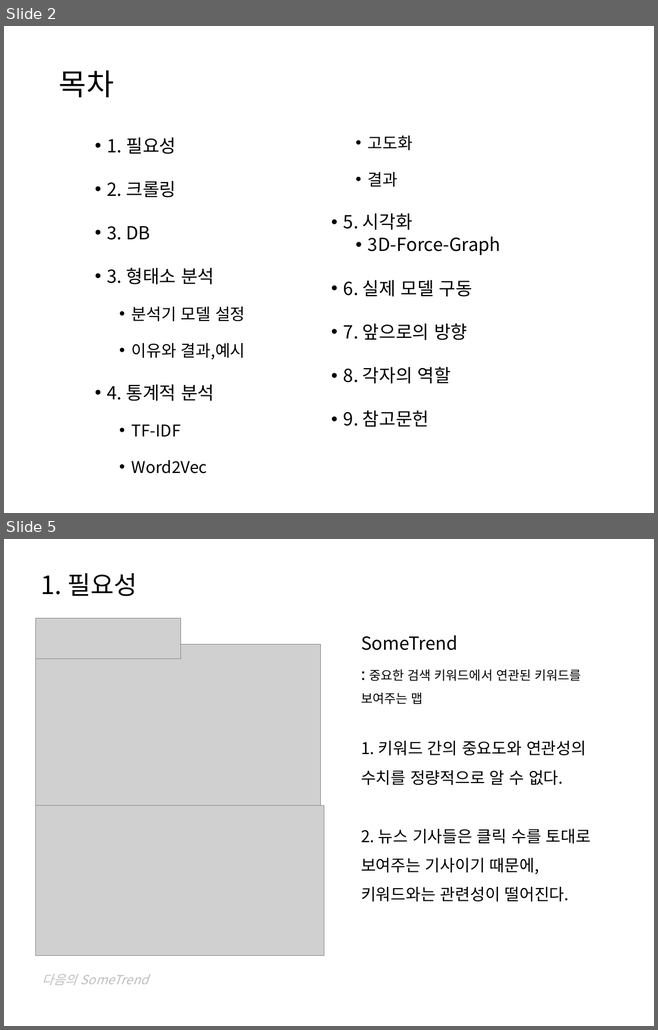
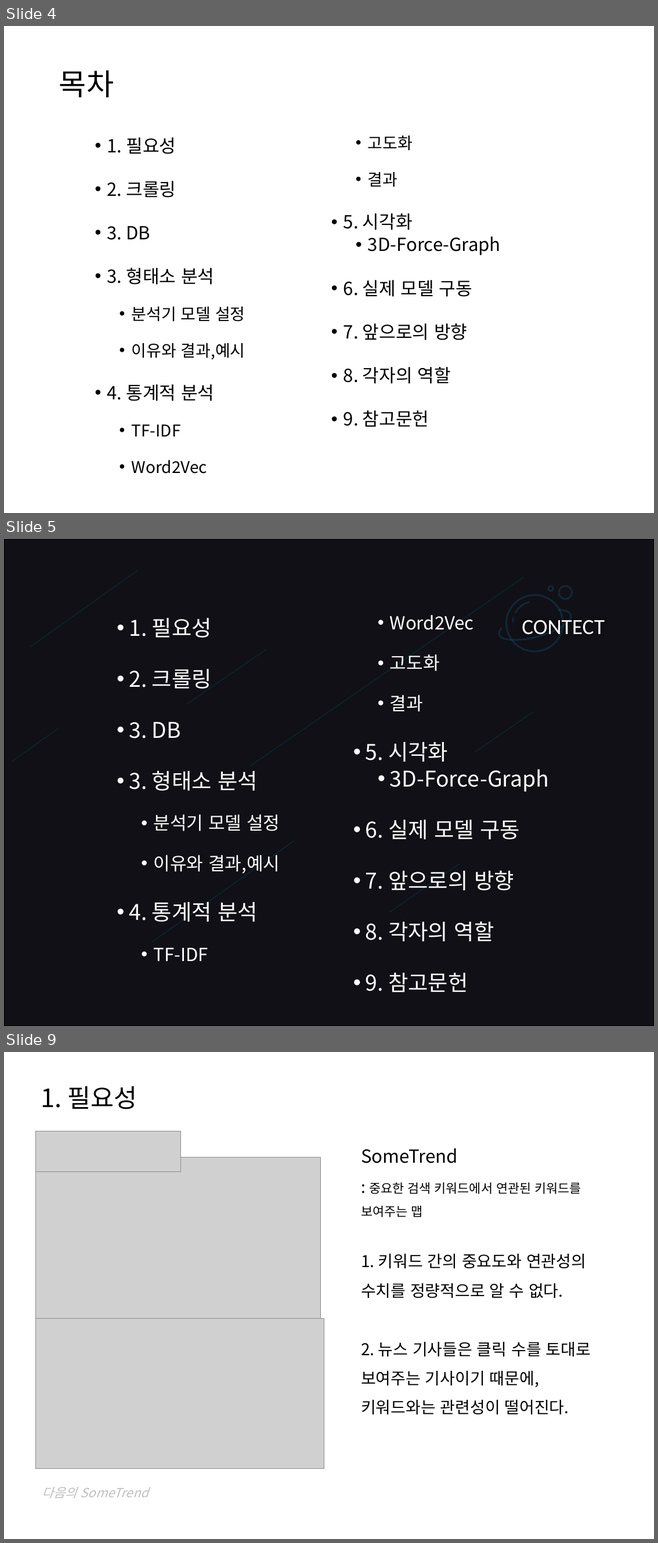
Before and after one commit to HaYongdae/issuewhatshow, a slide deck: doc/최종 PPT.pptx. Shown one above the other, each under a label of ours: slides 2 and 5 before the commit, slides 4, 5 and 9 after it; the slides between them are not shown. The pictures are 658x1030 and 658x1543 pixels, drawn with LibreOffice and Linux fonts; fonts in the diff are those of the drawing; grey boxes stand for pictures. Boxes give left, top, right and bottom in pixels: in the first picture for what was removed or moved away, otherwise in the second. Text is boxed around its words. In the diff, an @@ line names an element or a change of style, - is before the commit and + after.

```diff
--- a/doc/최종 PPT.pptx
+++ b/doc/최종 PPT.pptx
@@ slide 5 added at box(4, 539, 654, 1026), background #FFFFFF @@
@@ rectangle added at box(4, 539, 654, 1026), fill #101016, outline #000000 1 pt @@
@@ freeform shape added at box(31, 571, 151, 667), outline #0D242F 1 pt @@
@@ freeform shape added at box(250, 577, 543, 795), outline #0D242F 1 pt @@
@@ text added at box(129, 615, 549, 961), 24 pt, text #FFFFFF @@
+• 1. 필요성
+• 2. 크롤링
+• 3. DB
+• 3. 형태소 분석
+  • 분석기 모델 설정
+  • 이유와 결과,예시
+• 4. 통계적 분석
+  • TF-IDF
+  • Word2Vec
+  • 고도화
+  • 결과
+• 5. 시각화
+  • 3D-Force-Graph
+• 6. 실제 모델 구동
+• 7. 앞으로의 방향
+• 8. 각자의 역할
+• 9. 참고문헌
@@ group added at box(498, 586, 604, 654): 4 freeform shapes, 2 ellipses, 1 text @@
+CONTECT
@@ freeform shape added at box(187, 649, 286, 732), outline #0D242F 1 pt @@
@@ freeform shape added at box(474, 712, 543, 768), outline #0D242F 1 pt @@
@@ freeform shape added at box(12, 729, 83, 798), outline #0D242F 1 pt @@
@@ freeform shape added at box(151, 841, 304, 956), outline #0D242F 1 pt @@
@@ freeform shape added at box(389, 864, 473, 932), outline #0D242F 1 pt @@
@@ what was slide 2 is now slide 4 @@
@@ what was slide 5 is now slide 9 @@
```
Also in this commit, not shown: 5 slides changed, 5 other slides added.
